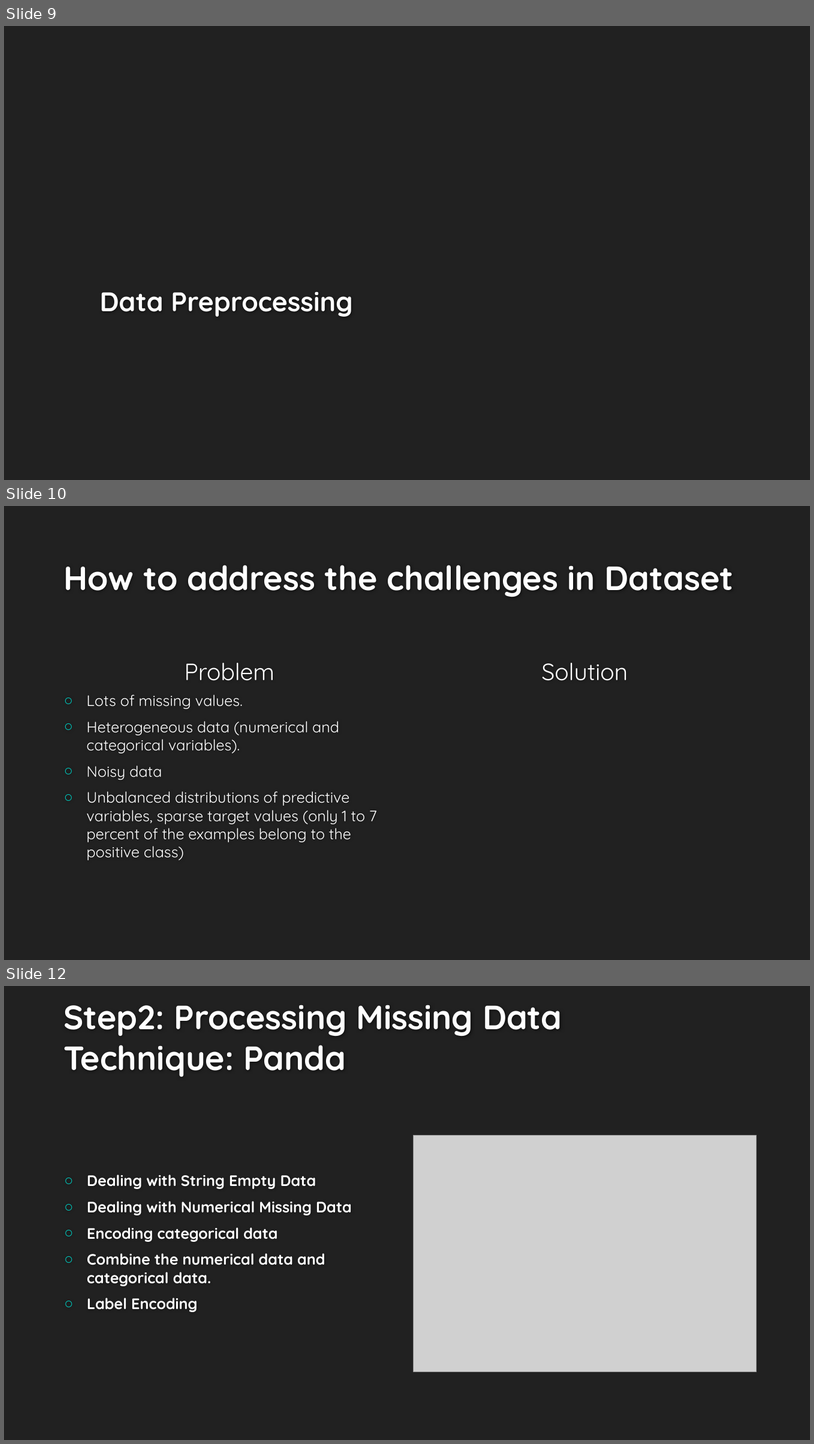
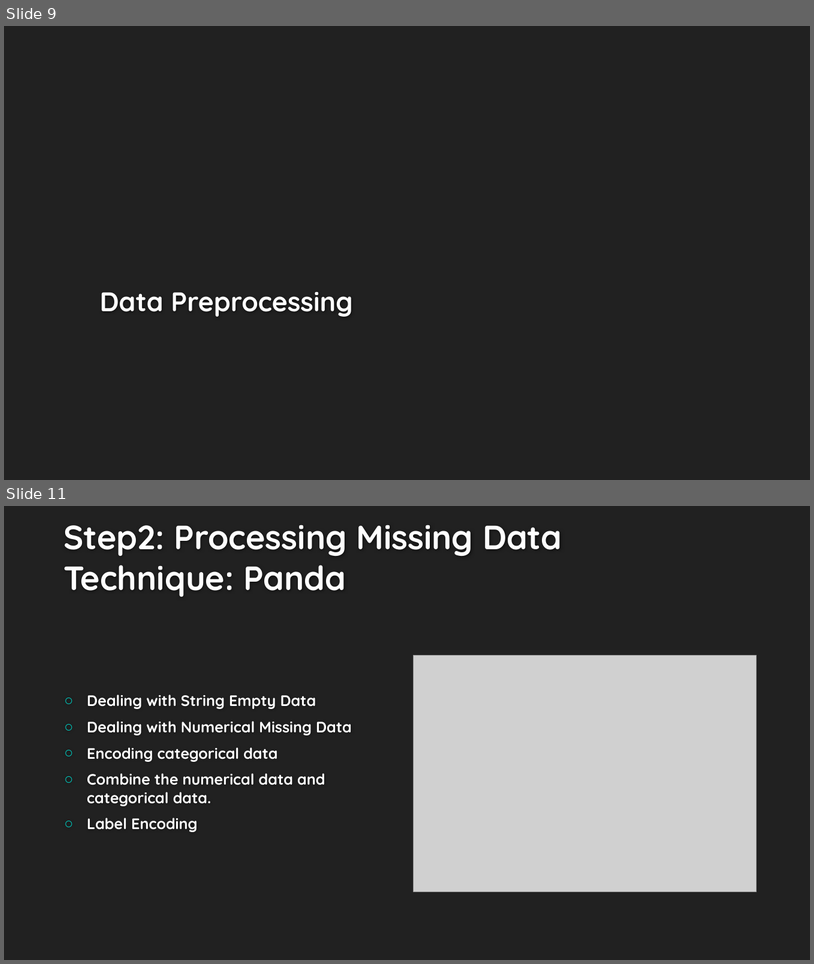
Before and after one commit to wadehuangwei/INFO7250-Final, a slide deck: 7250Final.pptx. Shown one above the other, each under a label of ours: slides 9, 10 and 12 before the commit, slides 9 and 11 after it; the slides between them are not shown. The pictures are 814x1444 and 814x964 pixels, drawn with LibreOffice and Linux fonts; fonts in the diff are those of the drawing; grey boxes stand for pictures; background and template pictures are left out. Boxes give left, top, right and bottom in pixels: in the first picture for what was removed or moved away, otherwise in the second. Text is boxed around its words. In the diff, an @@ line names an element or a change of style, - is before the commit and + after.

```diff
--- a/7250Final.pptx
+++ b/7250Final.pptx
@@ slide 10 removed at [4,506,810,960], background #212121 @@
@@ title removed at [63,565,734,597] @@
-How to address the challenges in Dataset
@@ text removed at [185,663,275,681] @@
-Problem
@@ text removed at [542,663,628,681] @@
-Solution
@@ text removed at [87,694,377,860] @@
-○ Lots of missing values.
-○ Heterogeneous data (numerical and categorical variables).
-○ Noisy data
-○ Unbalanced distributions of predictive variables, sparse target values (only 1 to 7 percent of the examples belong to the positive class)
@@ what was slide 12 is now slide 11 @@
```
Also in this commit, not shown: 3 slides changed, 1 slide added, 1 other slide removed.
